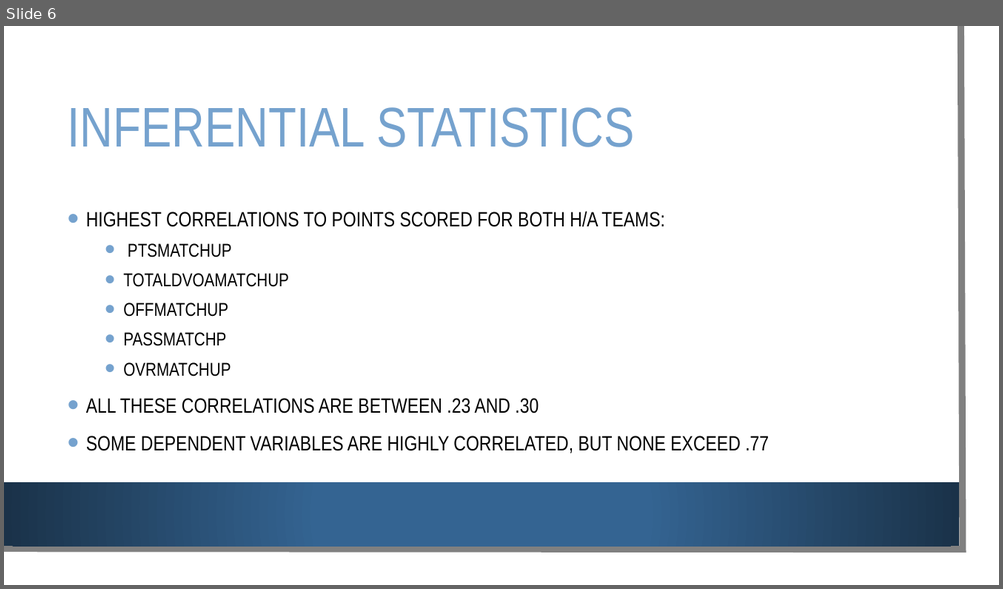
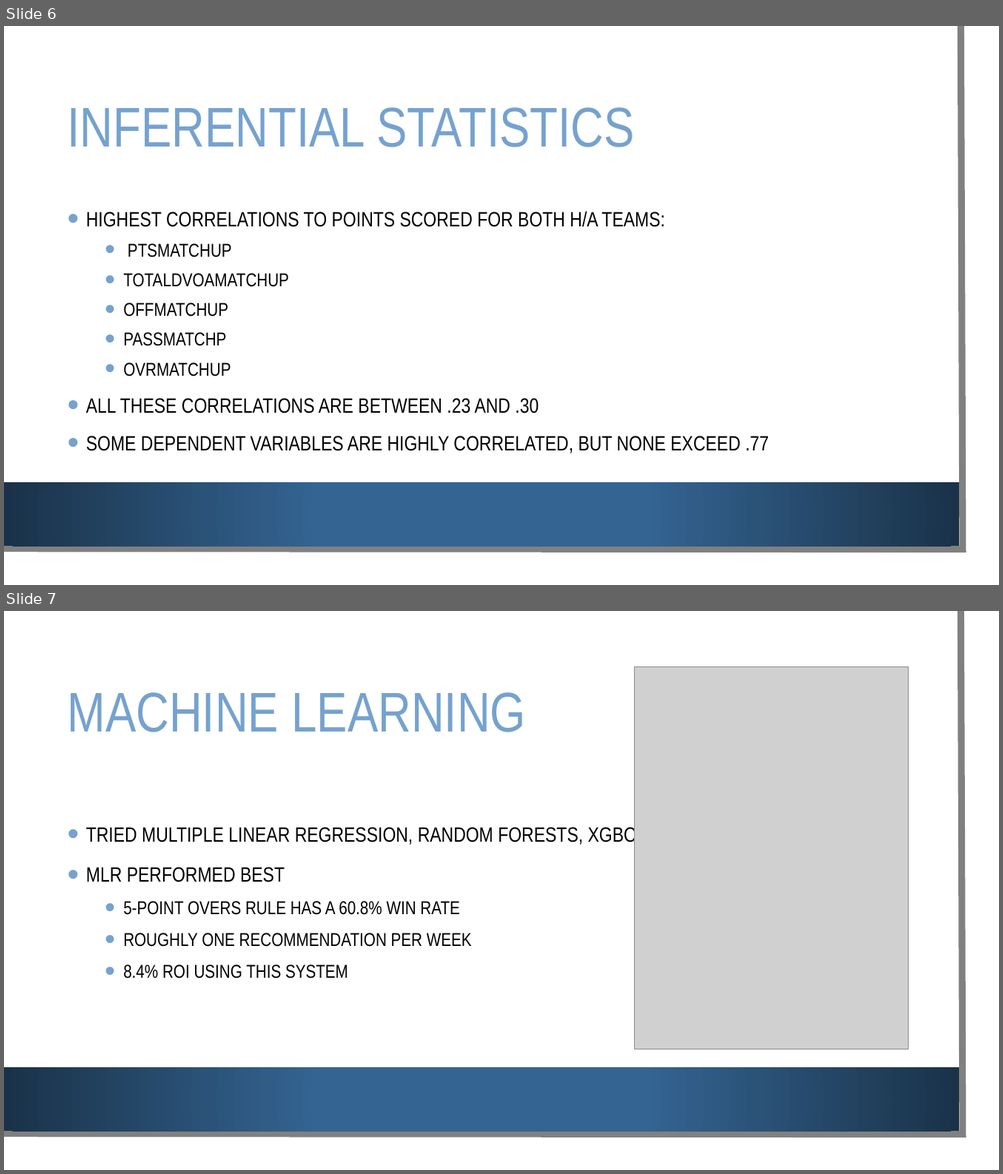
Before and after one commit to mries14/Springboard, a slide deck: Capstone1/project1Writeups/Predicting Outcomes of NFL Contests.pptx. Shown one above the other, each under a label of ours: slide 6 before the commit, slides 6 and 7 after it. The pictures are 1003x589 and 1003x1174 pixels, drawn with LibreOffice and Linux fonts; fonts in the diff are those of the drawing; grey boxes stand for pictures; background and template pictures are left out. Boxes give left, top, right and bottom in pixels: in the first picture for what was removed or moved away, otherwise in the second. Text is boxed around its words. In the diff, an @@ line names an element or a change of style, - is before the commit and + after.

```diff
--- a/Capstone1/project1Writeups/Predicting Outcomes of NFL Contests.pptx
+++ b/Capstone1/project1Writeups/Predicting Outcomes of NFL Contests.pptx
@@ slide 7 added at box(4, 611, 999, 1170), background picture (left out); not listed: 3 template elements that a slide beside it also shows @@
@@ picture added at box(634, 667, 908, 1050) @@
@@ title added at box(68, 692, 526, 732), 54 pt, text #75A2CE @@
+MACHINE LEARNING
@@ text added at box(86, 826, 672, 979), 18 pt, text #000000 @@
+• TRIED MULTIPLE LINEAR REGRESSION, RANDOM FORESTS, XGBOOST
+• MLR PERFORMED BEST
+  • 5-POINT OVERS RULE HAS A 60.8% WIN RATE
+  • ROUGHLY ONE RECOMMENDATION PER WEEK
+  • 8.4% ROI USING THIS SYSTEM
```
Also in this commit, not shown: 1 slide changed, 1 other slide added, 4 other files.
